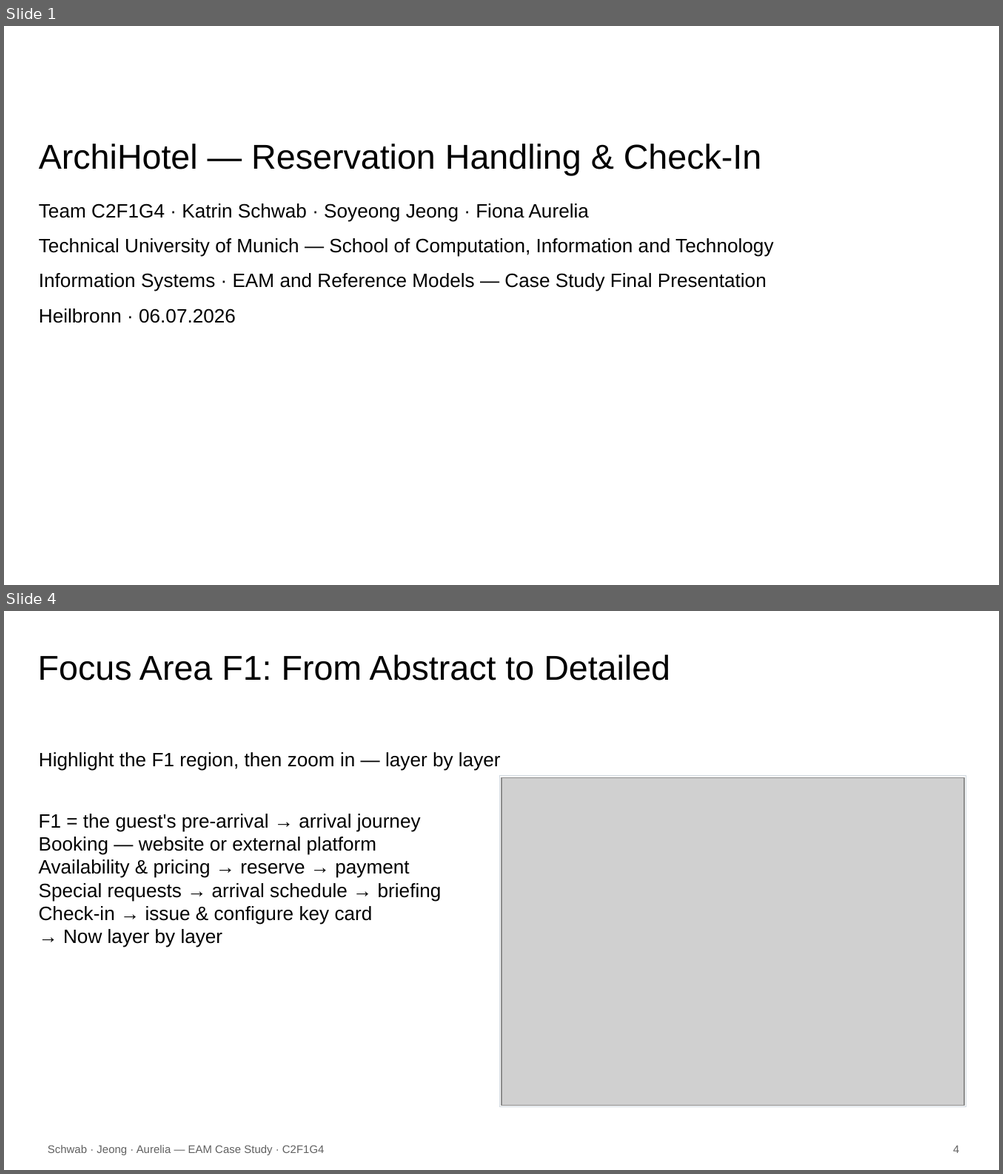
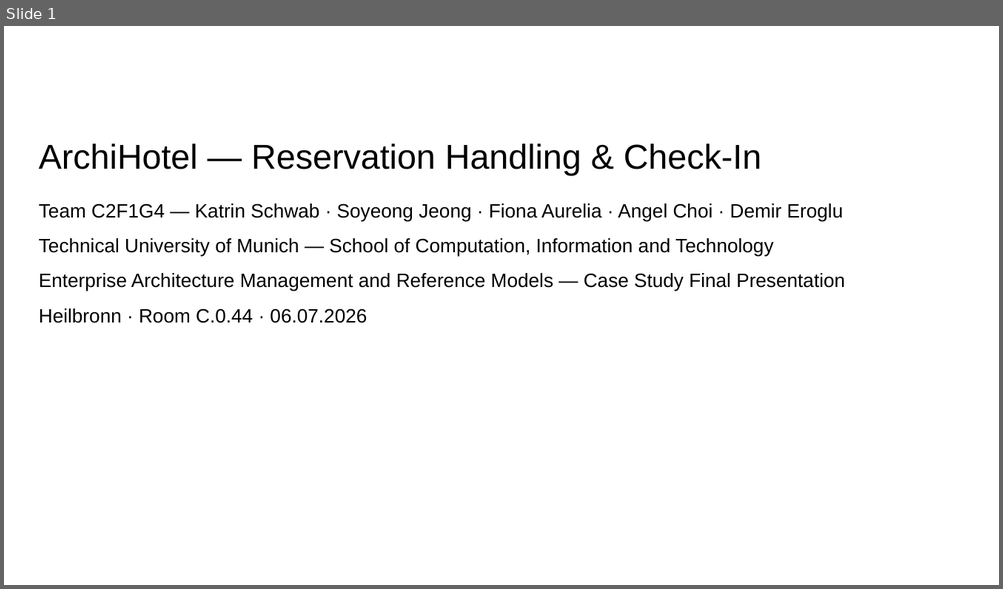
Before and after one commit to KatrinSchw/enterprise-architecture-model, a slide deck: slides/C2F1G4.pptx. Shown one above the other, each under a label of ours: slides 1 and 4 before the commit, slide 1 after it; the slides between them are not shown. The pictures are 1003x1174 and 1003x589 pixels, drawn with LibreOffice and Linux fonts; fonts in the diff are those of the drawing; grey boxes stand for pictures; background and template pictures are left out. Boxes give left, top, right and bottom in pixels: in the first picture for what was removed or moved away, otherwise in the second. Text is boxed around its words. In the diff, an @@ line names an element or a change of style, - is before the commit and + after.

```diff
--- a/slides/C2F1G4.pptx
+++ b/slides/C2F1G4.pptx
@@ slide 4 removed at [4,611,999,1170], background #FFFFFF @@
@@ title removed at [38,655,670,681] @@
-Focus Area F1: From Abstract to Detailed
@@ text removed at [39,752,501,771] @@
-Highlight the F1 region, then zoom in — layer by layer
@@ rectangle removed at [499,776,966,1108] @@
@@ picture removed at [501,778,964,1106] @@
@@ text removed at [39,814,441,948] @@
-F1 = the guest's pre-arrival → arrival journey
-Booking — website or external platform
-Availability & pricing → reserve → payment
-Special requests → arrival schedule → briefing
-Check-in → issue & configure key card
-→ Now layer by layer
@@ text removed at [48,1145,324,1156] @@
-Schwab · Jeong · Aurelia — EAM Case Study · C2F1G4
@@ text removed at [953,1145,959,1153] @@
-4
@@ slide 1 changed as well @@
@@ text at [39,204,843,222]: text changed @@
-Team C2F1G4 · Katrin Schwab · Soyeong Jeong · Fiona Aurelia
+Team C2F1G4 — Katrin Schwab · Soyeong Jeong · Fiona Aurelia · Angel Choi · Demir Eroglu
@@ text at [39,273,845,323]: text changed @@
-Information Systems · EAM and Reference Models — Case Study Final Presentation
-Heilbronn · 06.07.2026
+Enterprise Architecture Management and Reference Models — Case Study Final Presentation
+Heilbronn · Room C.0.44 · 06.07.2026
```
Also in this commit, not shown: 14 slides added, 7 other slides removed, 5 other files.
